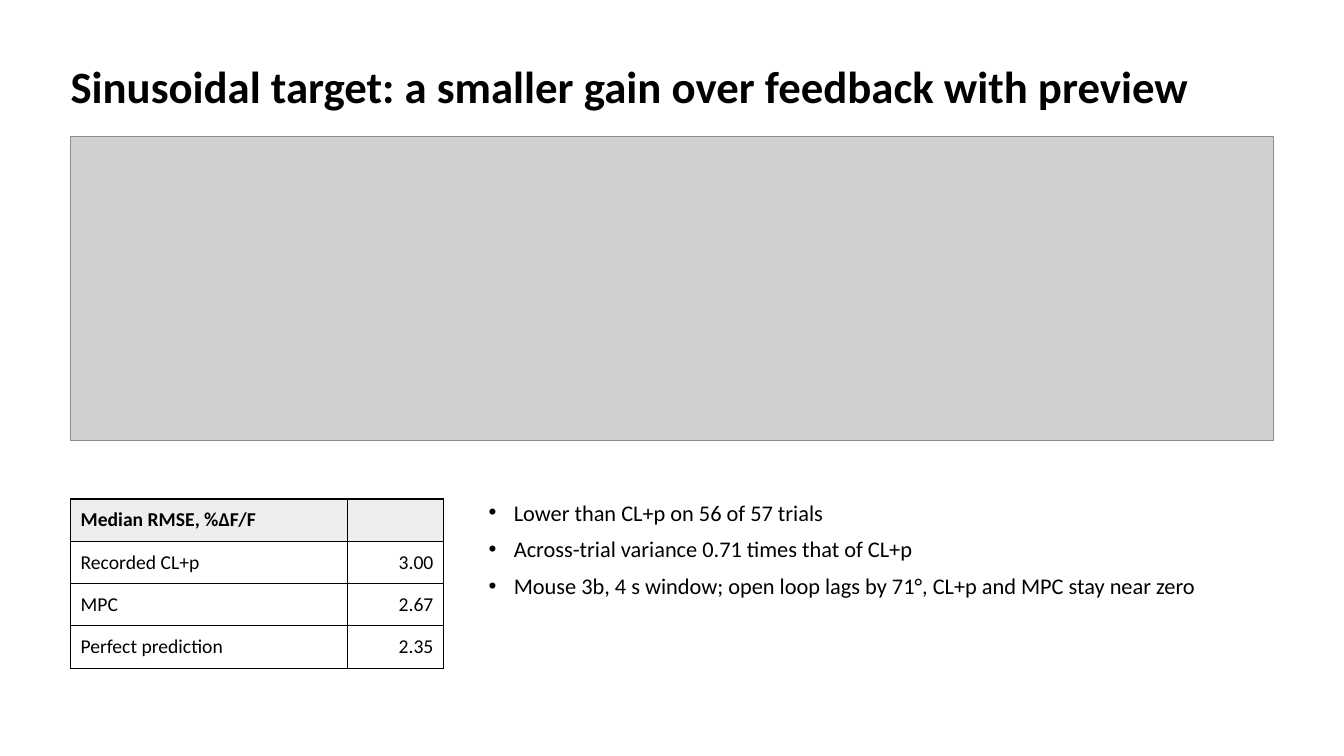
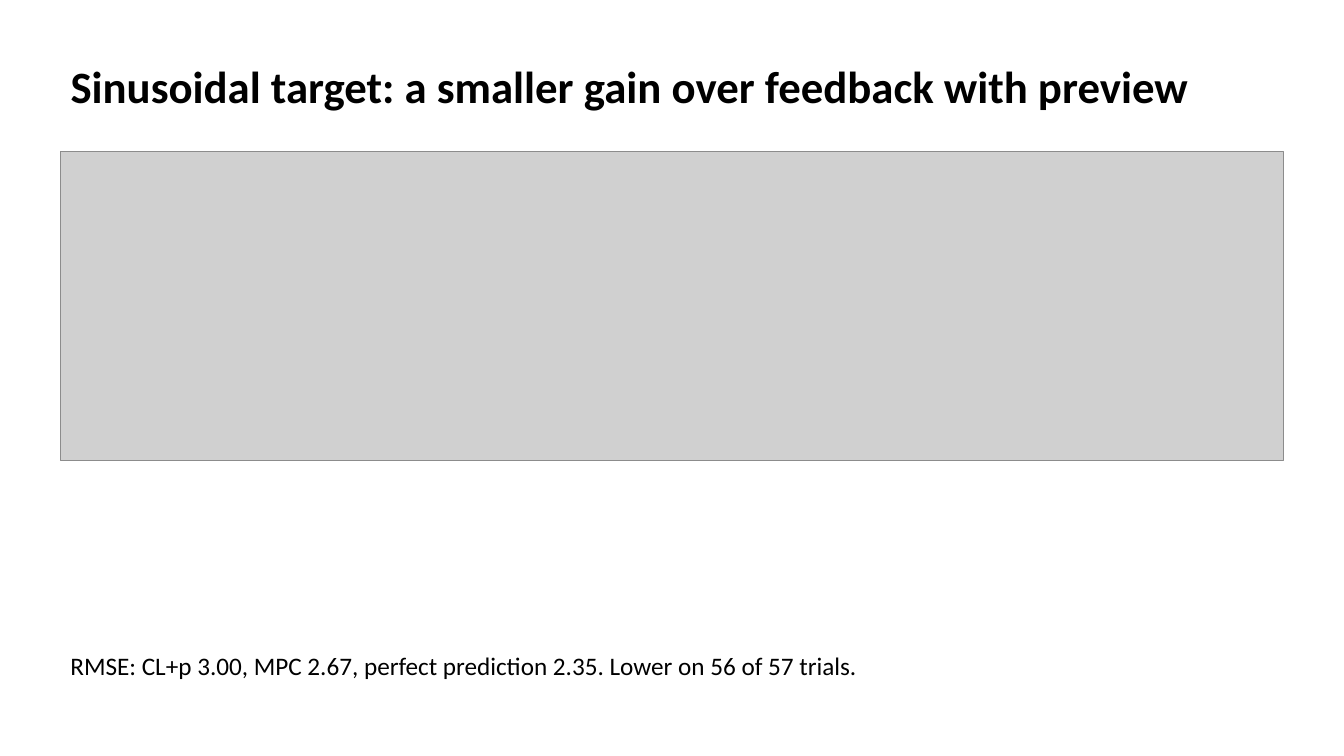
Before and after one commit to smartadi/tpgdar, a slide deck: slide 4 of GDAR-TP_MPC_and_TP-GDAR.pptx. Drawn at 1344x756 pixels with LibreOffice and Linux fonts; fonts in the diff are those of the drawing; grey boxes stand for pictures. Boxes give left, top, right and bottom in pixels: in the first picture for what was removed or moved away, otherwise in the second. Text is boxed around its words. In the diff, an @@ line names an element or a change of style, - is before the commit and + after.

```diff
--- a/GDAR-TP_MPC_and_TP-GDAR.pptx
+++ b/GDAR-TP_MPC_and_TP-GDAR.pptx
@@ picture: place and size @@
-picture at <box>71,136,1273,441</box>
+picture at <box>60,151,1284,461</box>
@@ table removed at <box>71,499,444,668</box>, 4 rows, 2 columns @@
-Median RMSE, %ΔF/F | 
-Recorded CL+p | 3.00
-MPC | 2.67
-Perfect prediction | 2.35
@@ text removed at <box>514,505,1195,598</box> @@
-• Lower than CL+p on 56 of 57 trials
-• Across-trial variance 0.71 times that of CL+p
-• Mouse 3b, 4 s window; open loop lags by 71°, CL+p and MPC stay near zero
@@ text added at <box>70,657,856,679</box>, 18 pt, text #000000 @@
+RMSE: CL+p 3.00, MPC 2.67, perfect prediction 2.35. Lower on 56 of 57 trials.
```
Also in this commit, not shown: 11 other slides changed, 18 slides added, 18 slides removed, 10 other files.
